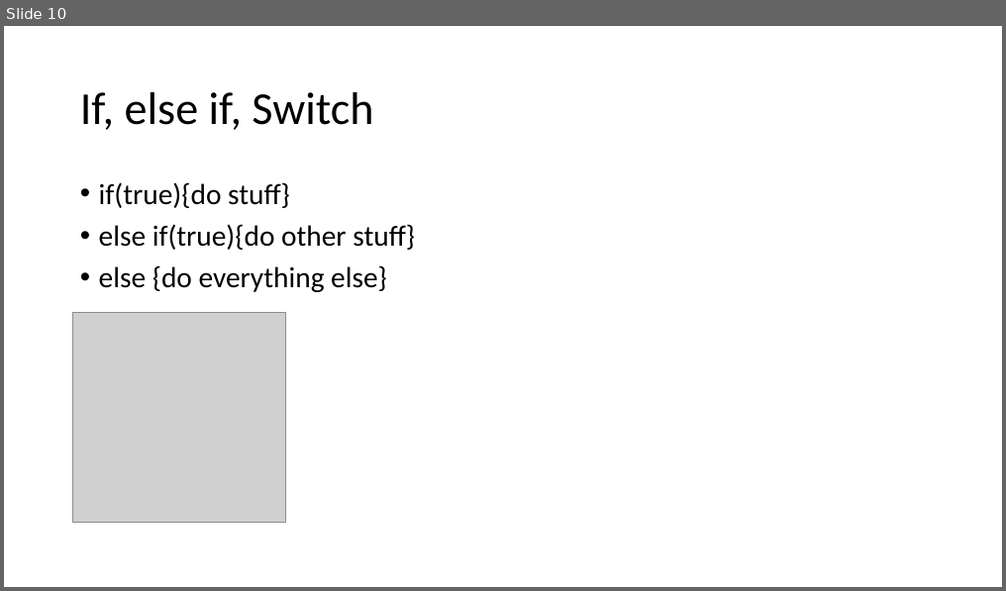
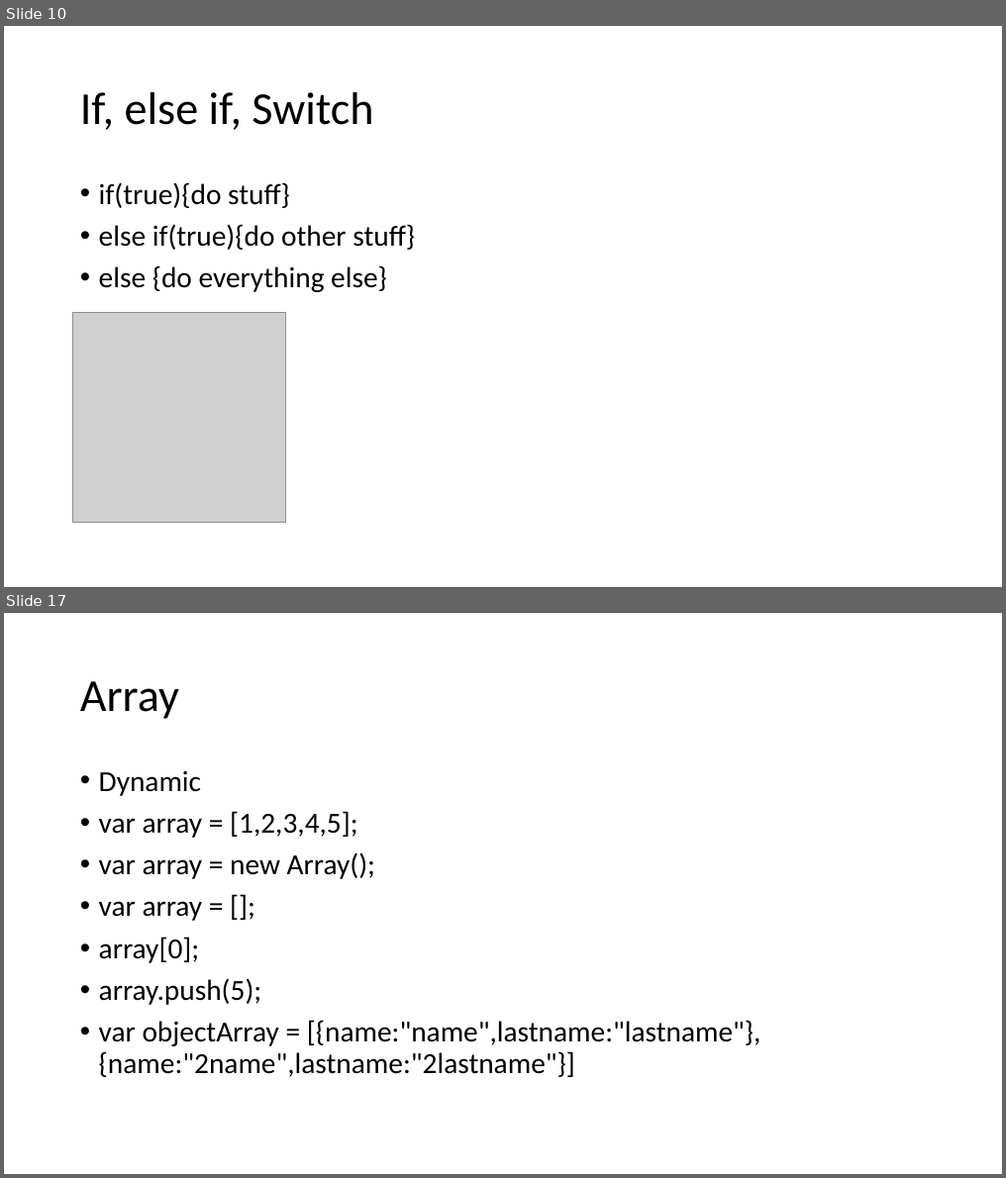
Before and after one commit to JansAkkaunt/JSTraining, a slide deck: JSTrainingj.pptx. Shown one above the other, each under a label of ours: slide 10 before the commit, slides 10 and 17 after it; the slides between them are not shown. The pictures are 1006x591 and 1006x1178 pixels, drawn with LibreOffice and Linux fonts; fonts in the diff are those of the drawing; grey boxes stand for pictures. Boxes give left, top, right and bottom in pixels: in the first picture for what was removed or moved away, otherwise in the second. Text is boxed around its words. In the diff, an @@ line names an element or a change of style, - is before the commit and + after.

```diff
--- a/JSTrainingj.pptx
+++ b/JSTrainingj.pptx
@@ slide 17 added at [4,613,1002,1174], background #FFFFFF @@
@@ title added at [80,681,179,719], 44 pt, text #000000 @@
+Array
@@ text added at [99,771,761,1077], 28 pt, text #000000 @@
+• Dynamic
+• var array = [1,2,3,4,5];
+• var array = new Array();
+• var array = [];
+• array[0];
+• array.push(5);
+• var objectArray = [{name:"name",lastname:"lastname"},{name:"2name",lastname:"2lastname"}]
```
Also in this commit, not shown: 1 slide changed, 5 other slides added, 17 other files.
